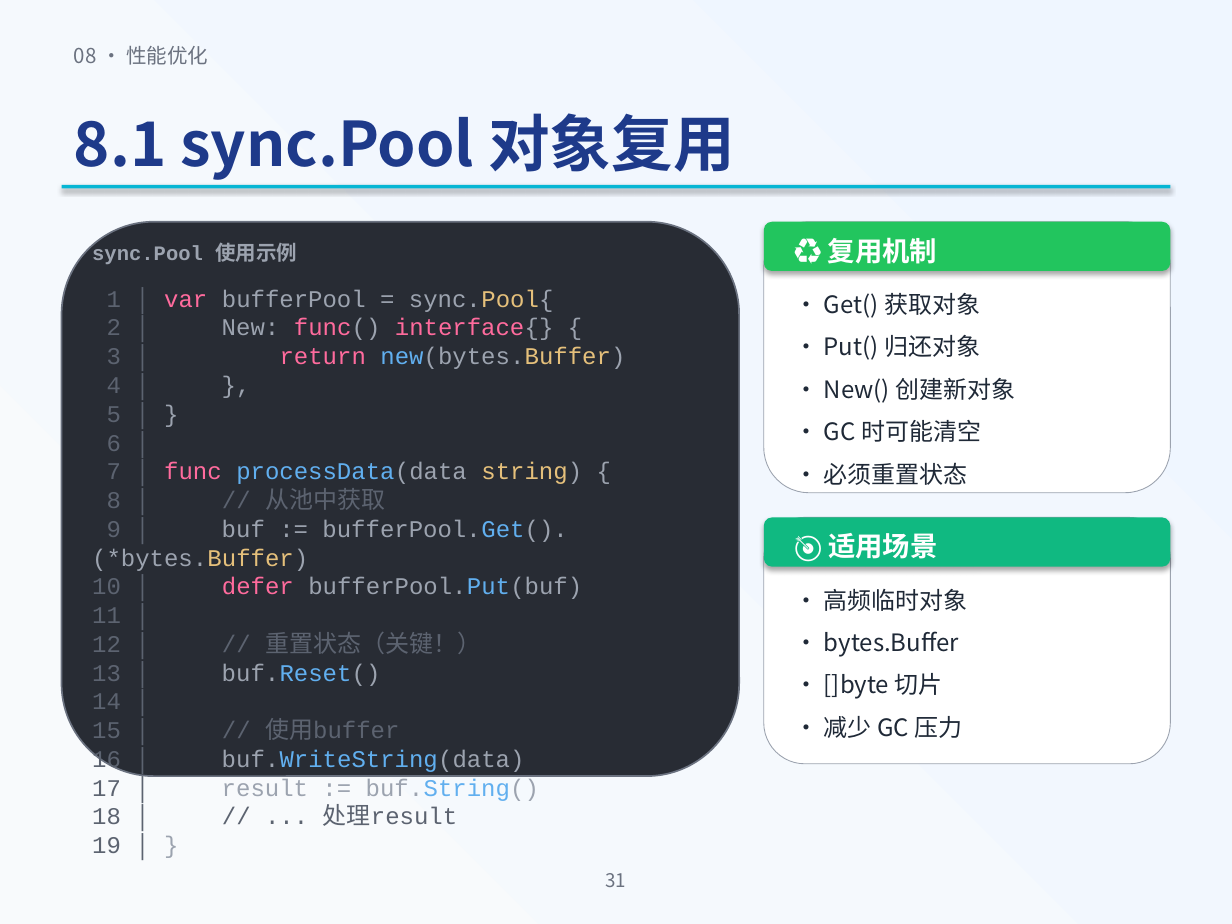
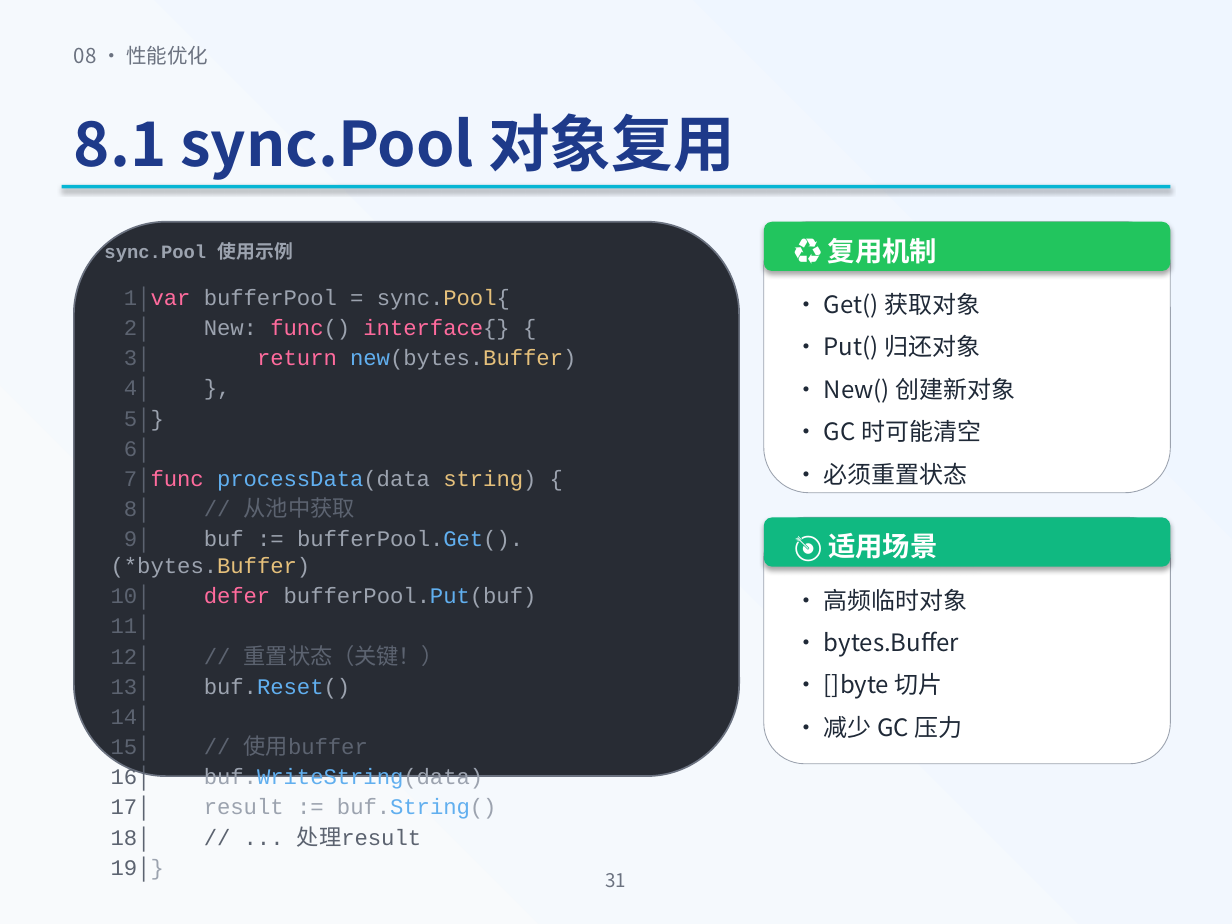
Before and after one commit to baiwangea/go-study, a slide deck: slide 24 of 03-go-concurrency/Go并发编程课程.pptx. Drawn at 1232x924 pixels with LibreOffice and Linux fonts; fonts in the diff are those of the drawing. Boxes give left, top, right and bottom in pixels: in the first picture for what was removed or moved away, otherwise in the second. Text is boxed around its words. In the diff, an @@ line names an element or a change of style, - is before the commit and + after.

Commit message:
fix: 修复代码块超出边框的严重布局问题
关键修复：
- 代码框宽度严格控制：4.2-5.4英寸（根据布局）
- 启用 word_wrap = True 强制换行
- 字号降至13pt（更安全，防止溢出）
- 行号格式紧凑化：去掉多余空格
- 代码内边距增加：0.2英寸（防止贴边）
- 精简注释文字：缩短长注释

布局规则：
- 左边距：0.6英寸
- 有右侧卡片时：代码宽≤5.4英寸
- 全宽代码时：代码宽≤8.8英寸
- 行间距：2pt紧凑

测试：重新生成34页PPT，所有内容在安全边界内

```diff
--- a/03-go-concurrency/Go并发编程课程.pptx
+++ b/03-go-concurrency/Go并发编程课程.pptx
@@ rounded rectangle: place and size @@
-rounded rectangle at [62, 222, 739, 776]
+rounded rectangle at [74, 222, 739, 776]
@@ text "sync.Pool 使用示例": place and size @@
-text "sync.Pool 使用示例" at [92, 243, 297, 264]
+text "sync.Pool 使用示例" at [104, 242, 293, 262]
@@ text "sync.Pool 使用示例" at [104, 242, 293, 262]: size 12 to 11 pt @@
@@ text at [111, 289, 576, 882]: text changed; size 14 to 13 pt @@
-1 │ var bufferPool = sync.Pool{
-2 │ New: func() interface{} {
-3 │ return new(bytes.Buffer)
-4 │ },
-5 │ }
-6 │
-7 │ func processData(data string) {
-8 │ // 从池中获取
-9 │ buf := bufferPool.Get().(*bytes.Buffer)
-10 │ defer bufferPool.Put(buf)
-11 │
-12 │ // 重置状态（关键！）
-13 │ buf.Reset()
-14 │
-15 │ // 使用buffer
-16 │ buf.WriteString(data)
-17 │ result := buf.String()
-18 │ // ... 处理result
-19 │ }
+1│var bufferPool = sync.Pool{
+2│ New: func() interface{} {
+3│ return new(bytes.Buffer)
+4│ },
+5│}
+6│
+7│func processData(data string) {
+8│ // 从池中获取
+9│ buf := bufferPool.Get().(*bytes.Buffer)
+10│ defer bufferPool.Put(buf)
+11│
+12│ // 重置状态（关键！）
+13│ buf.Reset()
+14│
+15│ // 使用buffer
+16│ buf.WriteString(data)
+17│ result := buf.String()
+18│ // ... 处理result
+19│}
```
Also in this commit, not shown: 15 other slides changed, 1 other file.
